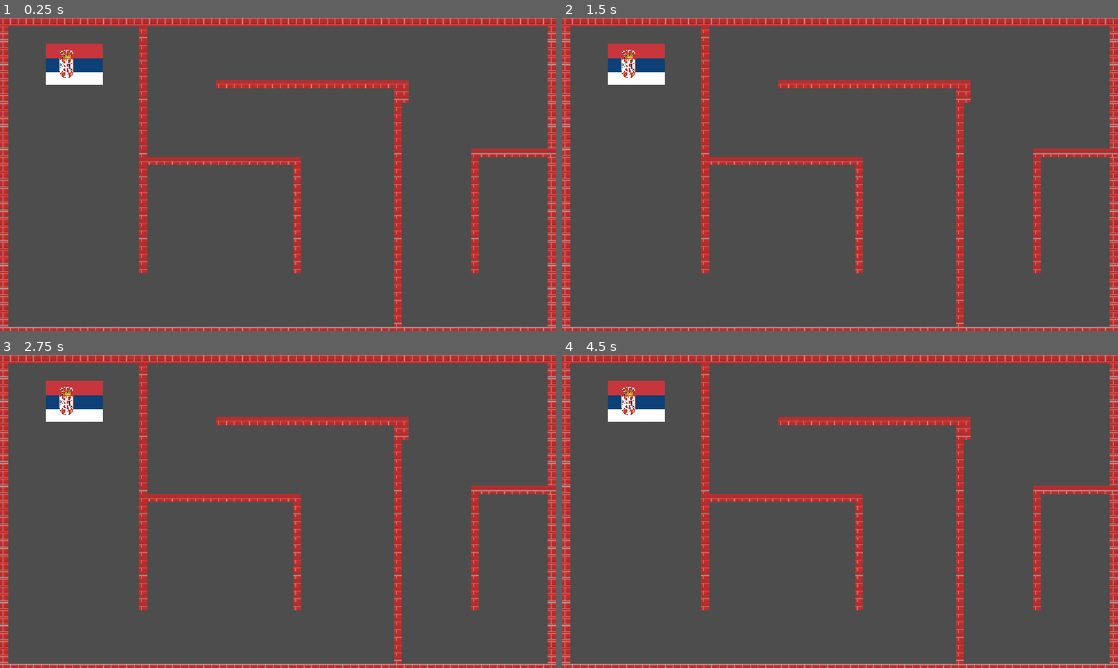
Above: before the commit, frames 1-4 (two rows, left to right).
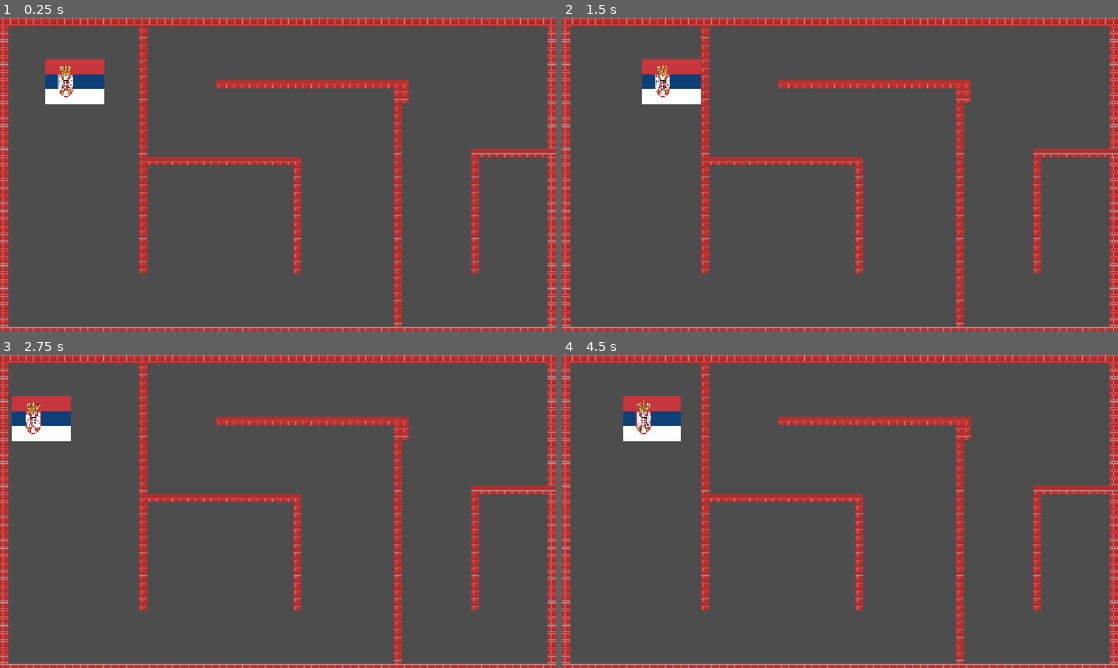
Above: after the commit, the same moments.

Repository: vladydad/Invasion_godot
Game: Godot game, scene res://Test-level.tscn
The game is run twice, just before and just after one commit, with the same random seed, the same clock (stepped at 60 frames per second) and the same inputs.
Inputs:
- Up to frame 1 (0.25 s): no input
- Up to frame 2 (1.5 s): tap Enter (ui_accept) at 0.5, 0.77, 1.25 s; hold Right (ui_right) from 0.53 s (still down)
- Up to frame 3 (2.75 s): tap Enter (ui_accept) at 1.52, 2 s; release Right (ui_right) at 2.03 s; hold Left (ui_left) from 2.03 s (still down)
- Up to frame 4 (4.5 s): release Left (ui_left) at 2.78 s; hold Right (ui_right) 2.78-4.28 s; tap Enter (ui_accept) at 3.02, 3.77, 4.25 s; hold Left (ui_left) from 4.28 s (still down)

The runs differ from the first frame. In frame 1, 2.0% of the frame differs, in the area x 8-19%, y 8-28%; in frame 2, 2.5%, in the area x 8-25%, y 8-28%; in frame 3, 2.5%; in frame 4, 2.2%.

Commit message:
bevegelse

Diff:
--- a/invasion/Test-level.tscn
+++ b/invasion/Test-level.tscn
@@ -1,6 +1,7 @@
 [gd_scene format=4 uid="uid://bu2280y8r7cqd"]
 
 [ext_resource type="Texture2D" uid="uid://dvu1ul5a1xdpp" path="res://Flag_of_Serbia.svg" id="1_78sfc"]
+[ext_resource type="Script" uid="uid://bklrffoybxwvm" path="res://character_body_2d.gd" id="2_j6383"]
 [ext_resource type="Texture2D" uid="uid://c0hd834o3i68g" path="res://images.png" id="2_ovdnd"]
 
 [sub_resource type="TileSetAtlasSource" id="TileSetAtlasSource_ovdnd"]
@@ -732,10 +733,8 @@
 physics_layer_0/collision_layer = 1
 sources/0 = SubResource("TileSetAtlasSource_ovdnd")
 
-[sub_resource type="GDScript" id="GDScript_78sfc"]
-
-[sub_resource type="RectangleShape2D" id="RectangleShape2D_7xv1m"]
-size = Vector2(125, 87)
+[sub_resource type="RectangleShape2D" id="RectangleShape2D_h3o71"]
+size = Vector2(122.5, 94)
 
 [node name="Node2D" type="Node2D" unique_id=1851802754]
 
@@ -743,14 +742,14 @@
 tile_map_data = PackedByteArray("AABHAAAAAAAJAAwAAABHAAEAAAAJAAwAAABHAAIAAAAJAAwAAABHAAMAAAAJAAwAAABHAAQAAAAJAAwAAABHAA …(6512 unchanged characters)…
 tile_set = SubResource("TileSet_h3o71")
 
-[node name="CharacterBody2D" type="CharacterBody2D" parent="." unique_id=214189740]
-script = SubResource("GDScript_78sfc")
-
-[node name="Sprite2D" type="Sprite2D" parent="CharacterBody2D" unique_id=779360184]
-position = Vector2(155, 97)
-scale = Vector2(0.087407425, 0.09388887)
+[node name="player" type="CharacterBody2D" parent="." unique_id=473291012]
+script = ExtResource("2_j6383")
+
+[node name="Sprite2D" type="Sprite2D" parent="player" unique_id=1337228186]
+position = Vector2(154, 132.25)
+scale = Vector2(0.09037038, 0.10388889)
 texture = ExtResource("1_78sfc")
 
-[node name="CollisionShape2D" type="CollisionShape2D" parent="CharacterBody2D" unique_id=931952560]
-position = Vector2(155, 98)
-shape = SubResource("RectangleShape2D_7xv1m")
+[node name="CollisionShape2D" type="CollisionShape2D" parent="player" unique_id=852696071]
+position = Vector2(154.25, 132)
+shape = SubResource("RectangleShape2D_h3o71")
--- a/invasion/test_bevegelse.gd
+++ b/invasion/character_body_2d.gd
@@ -1,9 +1,9 @@
 extends CharacterBody2D
 
 var speed = 200
-
 func _physics_process(delta: float) -> void:
 	var move_direction = Vector2.ZERO
+
 	if Input.is_action_pressed("ui_right"):
 		move_direction.x = 1
 	elif Input.is_action_pressed("ui_left"):
@@ -13,5 +13,5 @@
 	elif Input.is_action_pressed("ui_up"):
 		move_direction.y = -1
 
-		velocity = move_direction * speed
-		move_and_slide()
+	velocity = move_direction * speed
+	move_and_slide()
Not shown, added: invasion/character_body_2d.gd.uid
Not shown, removed: invasion/test_bevegelse.gd.uid
